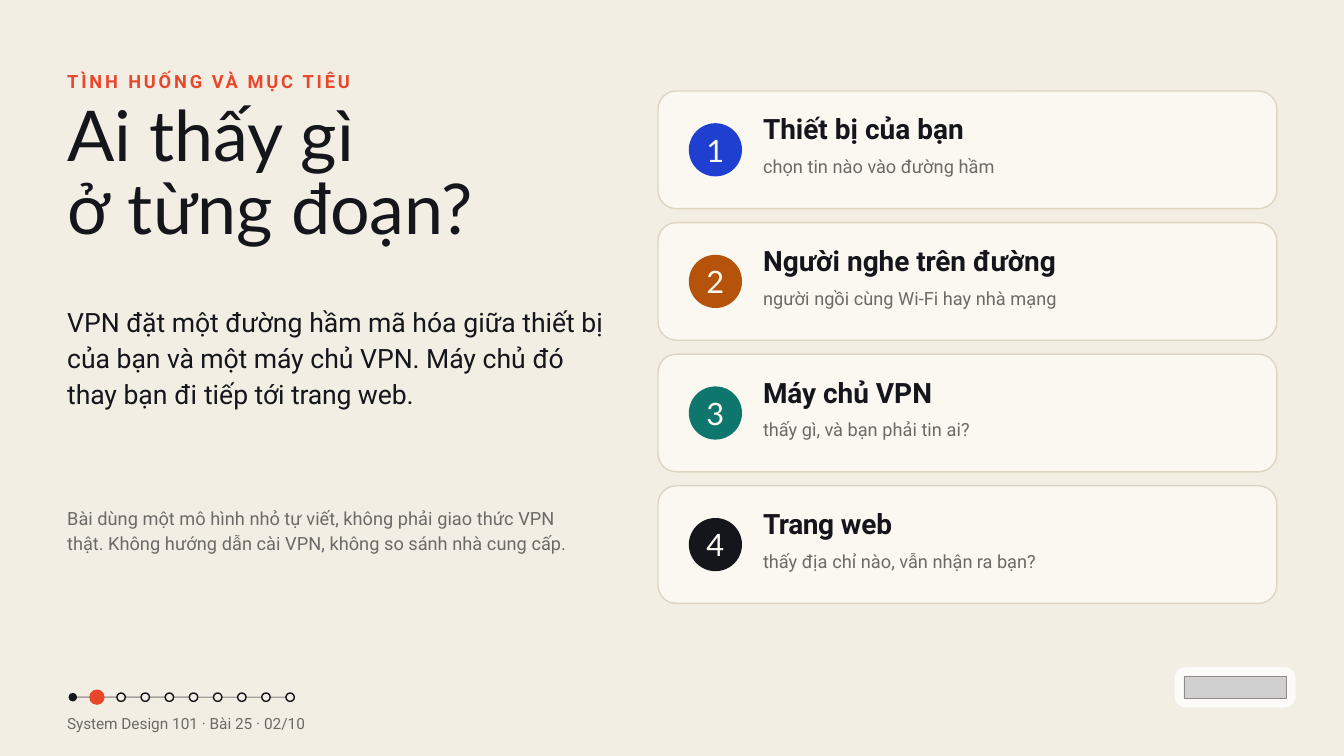
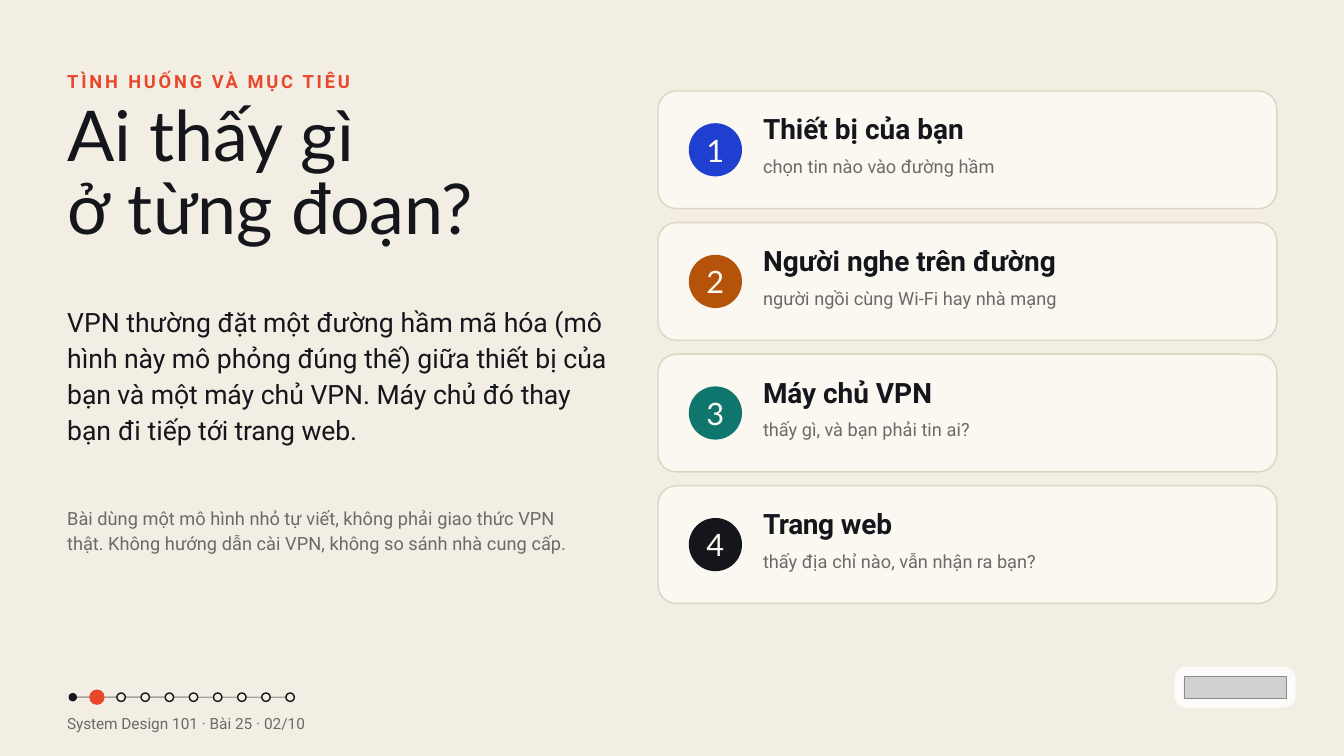
Before and after one commit to vohoailinh90/tool-marketing-studio, a slide deck: slide 2 of system-design-101/vi/lessons/sd-14-025/slides/sd-14-025.pptx. Drawn at 1344x756 pixels with LibreOffice and Linux fonts; fonts in the diff are those of the drawing; grey boxes stand for pictures. Boxes give left, top, right and bottom in pixels: in the first picture for what was removed or moved away, otherwise in the second. Text is boxed around its words. In the diff, an @@ line names an element or a change of style, - is before the commit and + after.

```diff
--- a/system-design-101/vi/lessons/sd-14-025/slides/sd-14-025.pptx
+++ b/system-design-101/vi/lessons/sd-14-025/slides/sd-14-025.pptx
@@ text at (x1=67, y1=310, x2=606, y2=446): text changed @@
-VPN đặt một đường hầm mã hóa giữa thiết bị của bạn và một máy chủ VPN. Máy chủ đó thay bạn đi tiếp tới trang web.
+VPN thường đặt một đường hầm mã hóa (mô hình này mô phỏng đúng thế) giữa thiết bị của bạn và một máy chủ VPN. Máy chủ đó thay bạn đi tiếp tới trang web.
```
Also in this commit, not shown: 3 other files.
